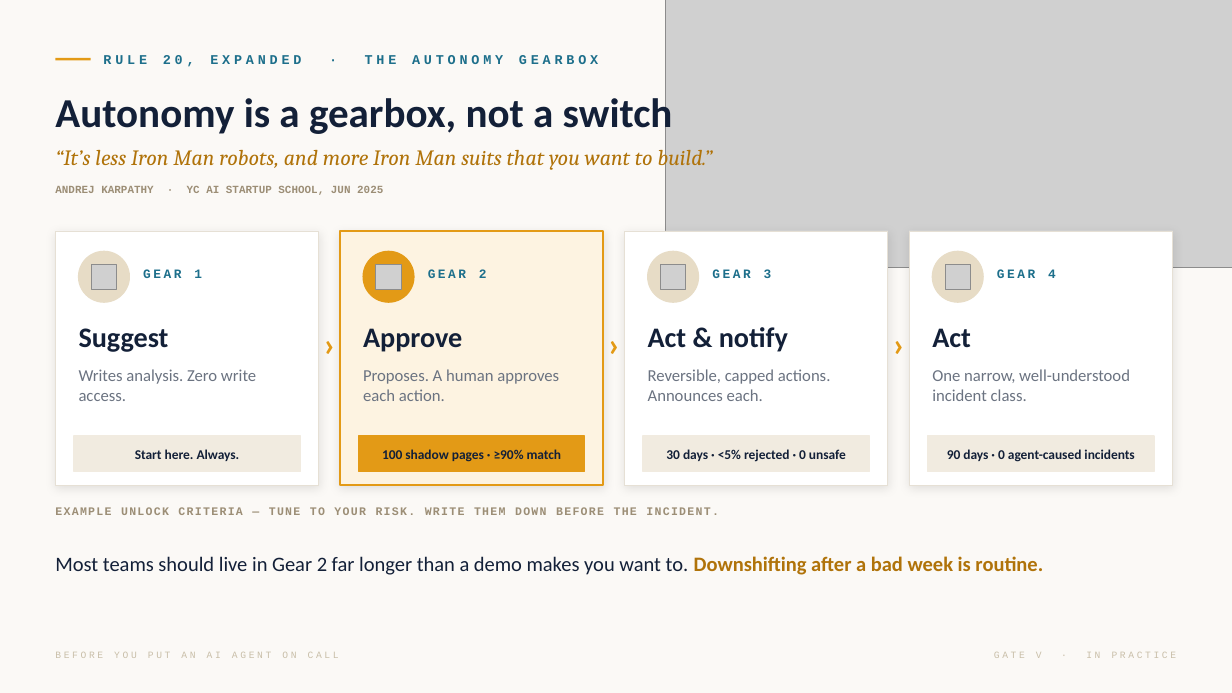
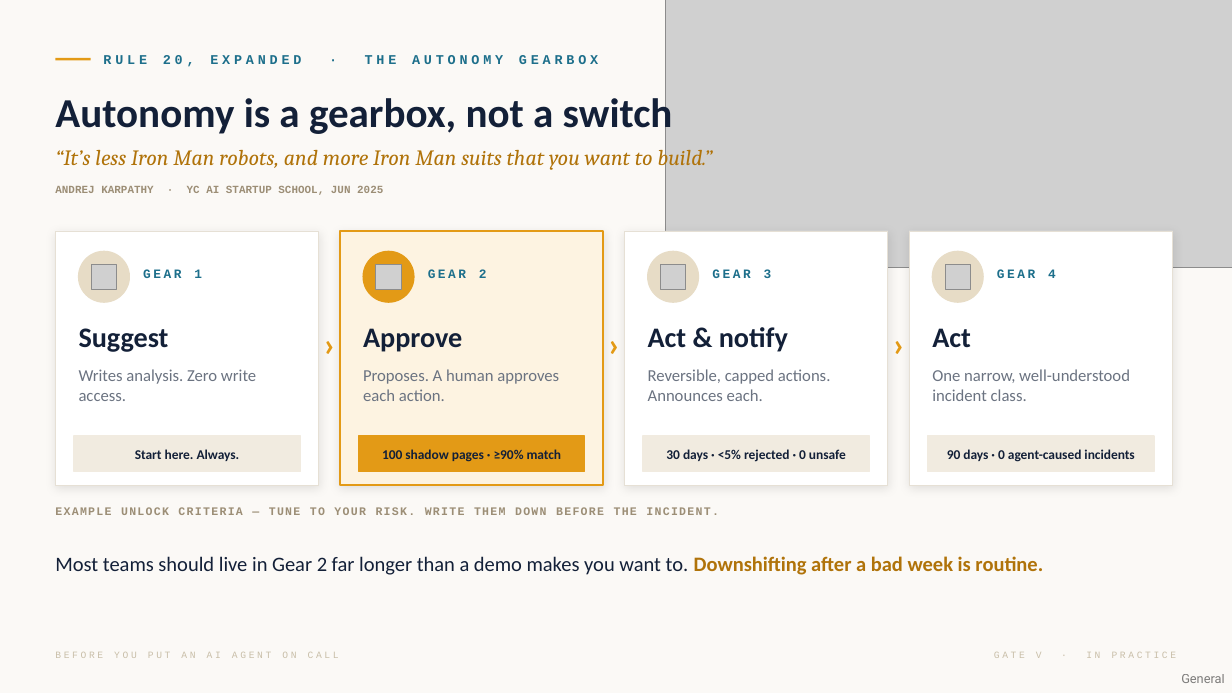
Before and after one commit to hanygheit/ai-agent-on-call, a slide deck: slide 20 of presentation/Before-You-Put-an-AI-Agent-on-Call-DevOpsDays-Cairo-2026.pptx (slide 19 before the commit). Drawn at 1232x693 pixels with LibreOffice and Linux fonts; fonts in the diff are those of the drawing; grey boxes stand for pictures. Boxes give left, top, right and bottom in pixels: in the first picture for what was removed or moved away, otherwise in the second. Text is boxed around its words. In the diff, an @@ line names an element or a change of style, - is before the commit and + after.

```diff
--- a/presentation/Before-You-Put-an-AI-Agent-on-Call-DevOpsDays-Cairo-2026.pptx
+++ b/presentation/Before-You-Put-an-AI-Agent-on-Call-DevOpsDays-Cairo-2026.pptx
@@ text added at box(1181, 674, 1224, 683), 10 pt, text #000000 at 50% opacity @@
+General
```
Also in this commit, not shown: 20 other slides changed, 2 slides added, 1 slide removed, 2 other files.
